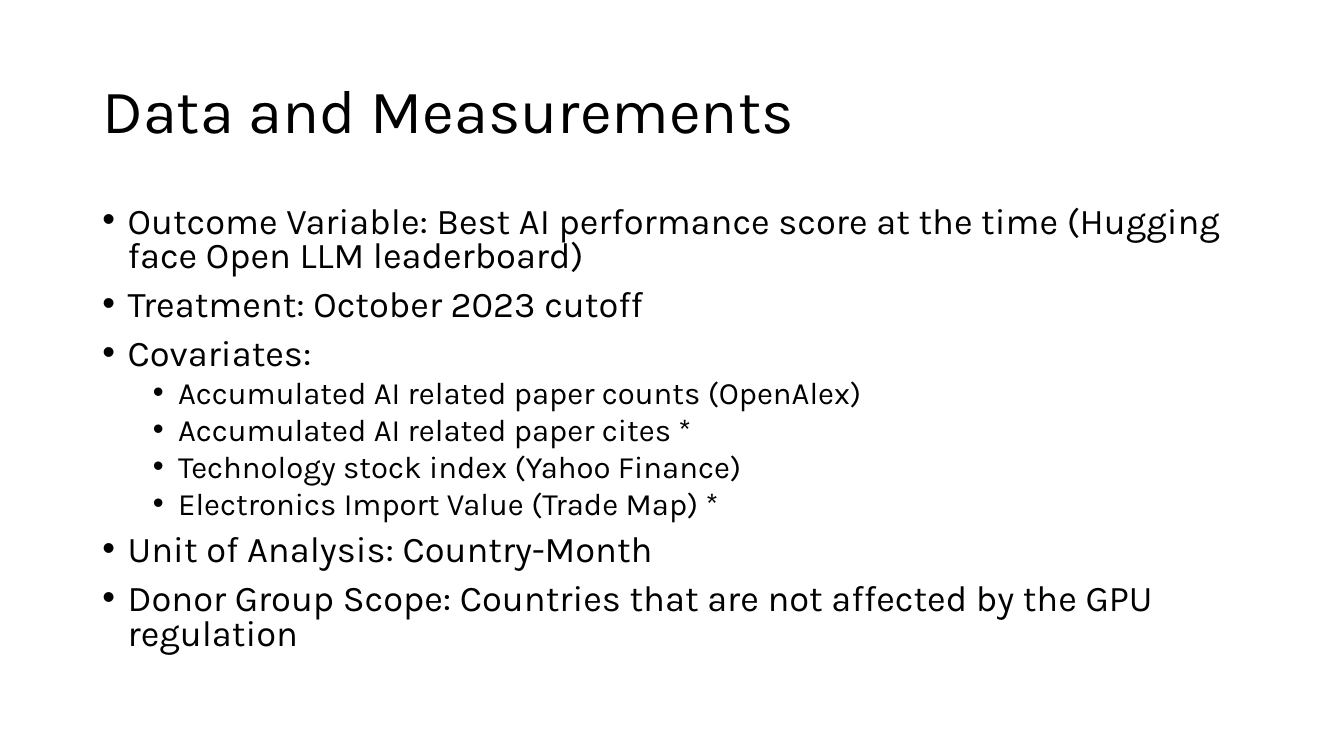
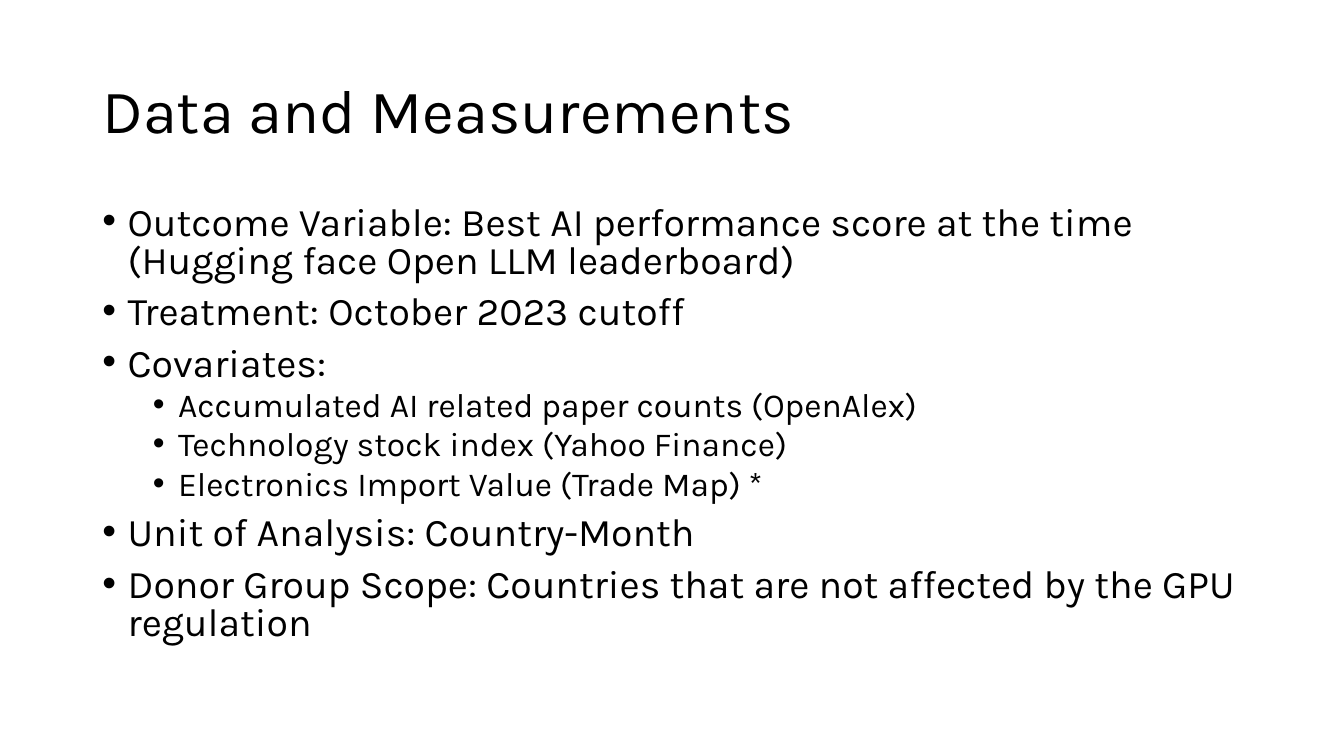
Before and after one commit to Xing-Yuan-Zhao/mpsa2025, a slide deck: slide 3 of mpsa2025.pptx (slide 5 before the commit). Drawn at 1344x756 pixels with LibreOffice and Linux fonts; fonts in the diff are those of the drawing. Boxes give left, top, right and bottom in pixels: in the first picture for what was removed or moved away, otherwise in the second. Text is boxed around its words. In the diff, an @@ line names an element or a change of style, - is before the commit and + after.

```diff
--- a/mpsa2025.pptx
+++ b/mpsa2025.pptx
@@ text "Outcome Variable: Best AI performance ..." at (128,209,1234,646): size 25.9 to 28 pt in "Outcome Variable: Best AI performance score at ...", "Treatment: October 2023 cutoff", "Covariates:", "Unit of Analysis: Country-Month" and 1 more places; size 22.2 to 24 pt in "Accumulated AI related paper counts (OpenAlex)", "Technology stock index (Yahoo Finance)", "Electronics Import Value (Trade Map) *" @@
@@ text at (178,419,671,448): paragraph removed @@
-  • Accumulated AI related paper cites *
```
Also in this commit, not shown: 2 other slides changed, 1 slide removed, 1 other file.
